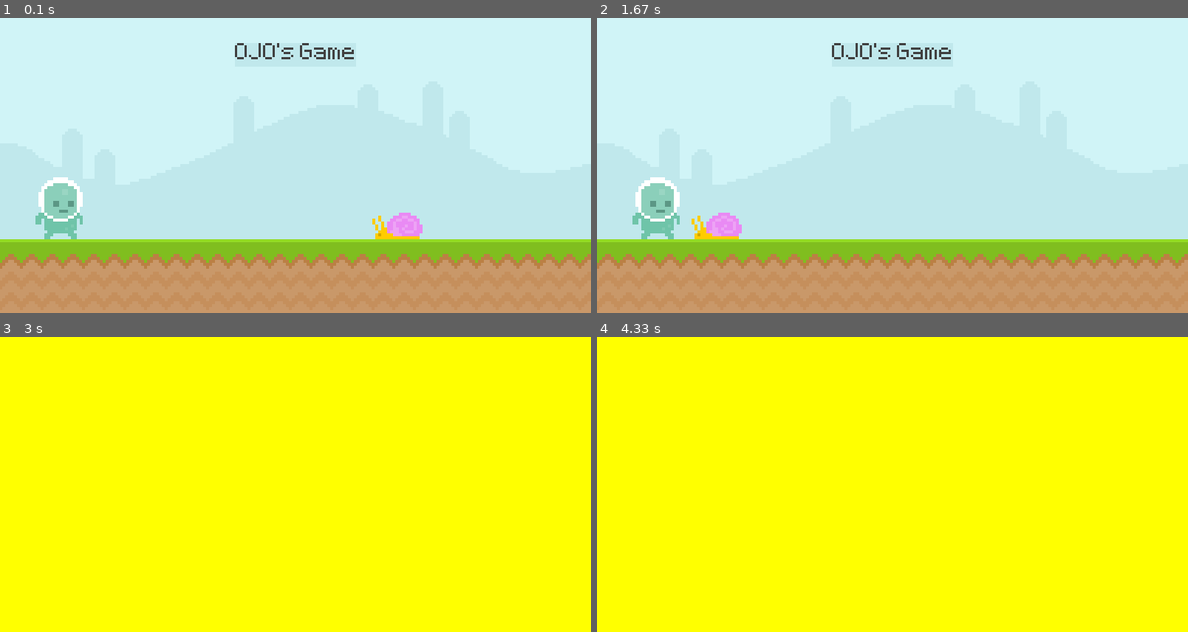
Above: before the commit, frames 1-4 (two rows, left to right).
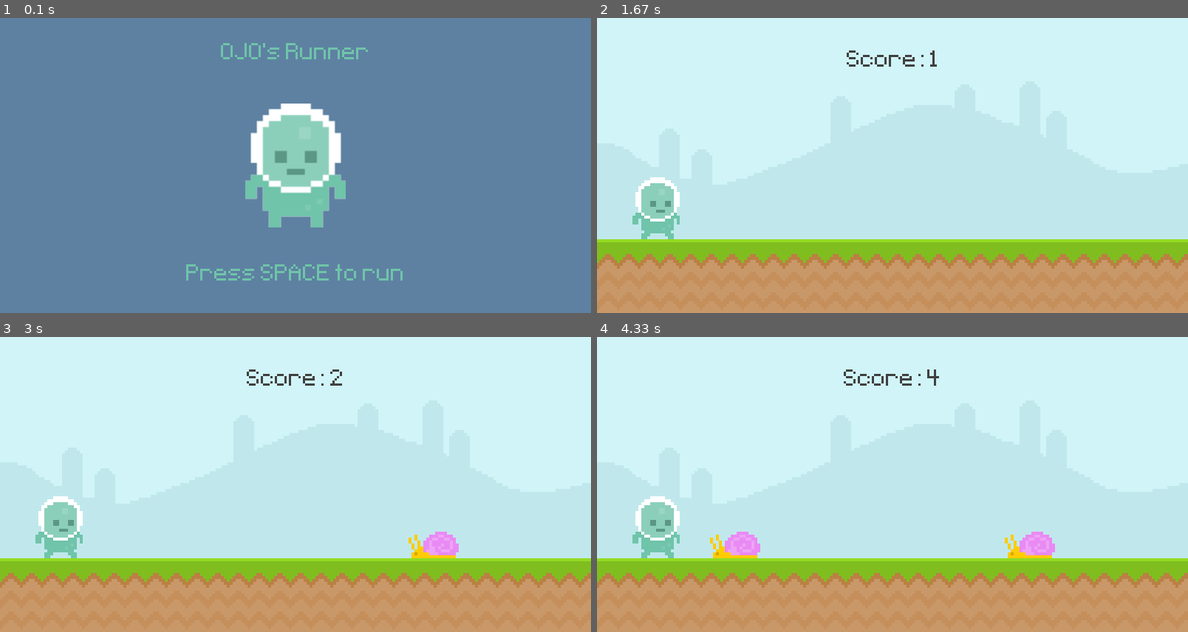
Above: after the commit, the same moments.

Repository: Otwiine/learning-pygame
Game: pygame game, started from game0/main.py
The game is run twice, just before and just after one commit, with the same random seed, the same clock (stepped at 60 frames per second) and the same inputs.
Inputs (mouse positions are in pixels of both pictures, inside the frame that each line leads up to):
- Up to frame 1 (0.1 s): no input
- Up to frame 2 (1.67 s): tap Space at 0.33 s; click (709, 121) at 0.72 s; click (981, 62) at 1.05 s
- Up to frame 3 (3 s): click (153, 425) at 1.88 s; click (520, 596) at 2.72 s
- Up to frame 4 (4.33 s): click (797, 387) at 3.05 s; click (656, 525) at 3.38 s

The runs differ from the first frame. In frame 1, 100% of the frame differs, in the area x 0-100%, y 0-100%; in frame 2, 1.1%; in frame 3, 100%; in frame 4, 100%.

Commit message:
Transfer from source

Diff:
--- a/game0/main.py
+++ b/game0/main.py
@@ -1,13 +1,33 @@
 import pygame
 from sys import exit
+from random import randint
+
+def display_score():
+    current_time = int(pygame.time.get_ticks() / 1000) - start_time
+    score_surf = test_font.render(f'Score: {current_time}',False,(64,64,64))
+    score_rect = score_surf.get_rect(center = (400,60))
+    screen.blit(score_surf, score_rect)
+    return current_time
+    # print(current_time)
+
+def obstacle_movement(obstacle_list):
+    if obstacle_list:
+        for obstacle_rect in obstacle_list:
+            obstacle_rect.x -= 5
+
+            screen.blit(snail_surf, obstacle_rect)
+        return obstacle_list
+    else: return []
 
 pygame.init()
 
 screen = pygame.display.set_mode((800,400)) # Set Display Surface (Screen)
-pygame.display.set_caption("OJO's Game") # Game Title
+pygame.display.set_caption("OJO's Runner") # Game Title
 clock = pygame.time.Clock() # Set clock object
 test_font = pygame.font.Font('font/Pixeltype.ttf', 50) # Set Font
-game_active = True # Set game state
+game_active = False # Set game state
+start_time = 0
+score = 0
 
 # test_surface = pygame.Surface((100,200))
 # test_surface.fill('Red') #Surface color
@@ -17,18 +37,38 @@
 ground_surf = pygame.image.load('graphics/ground.png').convert()
 
 # Score Surf/Rect
-score_surf = test_font.render("OJO's Game", False, (64,64,64))
-score_rect = score_surf.get_rect(center = (400,50))
+# score_surf = test_font.render("OJO's Game", False, (64,64,64))
+# score_rect = score_surf.get_rect(center = (400,50))
 
-# Snail Surface and Rectangle
+# Snail Surface and Rectangle (Obstacles)
 snail_surf = pygame.image.load('graphics/snail/snail1.png').convert_alpha()
 snail_rect = snail_surf.get_rect(bottomright = (600, 300))
+
+obstacle_rect_list = []
 
 # Player Surface and Rectangle
 player_surf = pygame.image.load('graphics/player/player_walk_1.png').convert_alpha()
 player_rect = player_surf.get_rect(midbottom = (80, 300))
+player_gravity = 0
 
-player_gravity = 0
+# Intro Screen
+player_stand = pygame.image.load('graphics/player/player_stand.png').convert_alpha()
+# player_stand = pygame.transform.scale2x(player_stand)
+player_stand = pygame.transform.rotozoom(player_stand,0,2)
+player_stand_rect = player_stand.get_rect(center = (400,200))
+
+name_surf = test_font.render("OJO's Runner",False,(111,196,169))
+name_rect = name_surf.get_rect(center = (400,50))
+
+
+instruction_surf = test_font.render("Press SPACE to run",False,(111,196,169))
+instruction_rect = instruction_surf.get_rect(center = (400,350))
+
+# Timer
+obstacle_timer = pygame.USEREVENT + 1
+pygame.time.set_timer(obstacle_timer, 1500)
+
+
 
 # Event While Loop
 while True:
@@ -53,22 +93,27 @@
                 if event.key == pygame.K_SPACE and player_rect.bottom >= 300:
                     player_gravity = -20
 
-            if event.type == pygame.KEYUP:
-                print('key up')
+            # if event.type == pygame.KEYUP:
+            #     print('key up')
 
         else:
             if event.type == pygame.KEYDOWN and event.key == pygame.K_SPACE:
                 game_active = True
                 snail_rect.left = 800
+                start_time = int(pygame.time.get_ticks() / 1000)
+
+        if event.type == obstacle_timer and game_active:
+            obstacle_rect_list.append(snail_surf.get_rect(bottomright = (randint(900,1100), 300)))
 
 
     if game_active:
         # blit = Block Image Transfer
         screen.blit(sky_surf,(0,0))
         screen.blit(ground_surf,(0,300))
-        pygame.draw.rect(screen, '#c0e8ec', score_rect)
-        pygame.draw.rect(screen,'#c0e8ec', score_rect,30)
-        screen.blit(score_surf, score_rect)
+        # pygame.draw.rect(screen, '#c0e8ec', score_rect)
+        # pygame.draw.rect(screen,'#c0e8ec', score_rect,30)
+        # screen.blit(score_surf, score_rect)
+        score = display_score()
 
 
         # YAY Shapes!
@@ -76,10 +121,10 @@
         # pygame.draw.aaline(screen,'Black', (0,0),pygame.mouse.get_pos(), 5)
         # pygame.draw.ellipse(screen, "Brown", pygame.Rect(50,200,100,100))
 
-        # Snail
-        snail_rect.x -= 4
-        if snail_rect.right <= 0: snail_rect.left = 800
-        screen.blit(snail_surf,(snail_rect))
+        # Basic Snail
+        # snail_rect.x -= 8
+        # if snail_rect.right <= 0: snail_rect.left = 800
+        # screen.blit(snail_surf,(snail_rect))
 
 
         # JUMP Test
@@ -94,12 +139,30 @@
             player_rect.bottom = 300
         screen.blit(player_surf,player_rect)
 
+        # Obstacle Movement
+        obstacle_rect_list = obstacle_movement(obstacle_rect_list)
+
+
+
 
         # Collision
         if snail_rect.colliderect(player_rect):
             game_active = False
     else:
-        screen.fill('Yellow')
+        screen.fill((94,129,162))
+        screen.blit(player_stand,player_stand_rect)
+
+        score_message = test_font.render(f"Your Score: {score}",False,(111,196,169))
+        score_message_rect = score_message.get_rect(center = (400,350))
+        screen.blit(name_surf, name_rect)
+
+        if score == 0:
+            screen.blit(instruction_surf,instruction_rect)
+
+        else:
+            screen.blit(score_message,score_message_rect)
+
+
 
 
     # Collision Test
